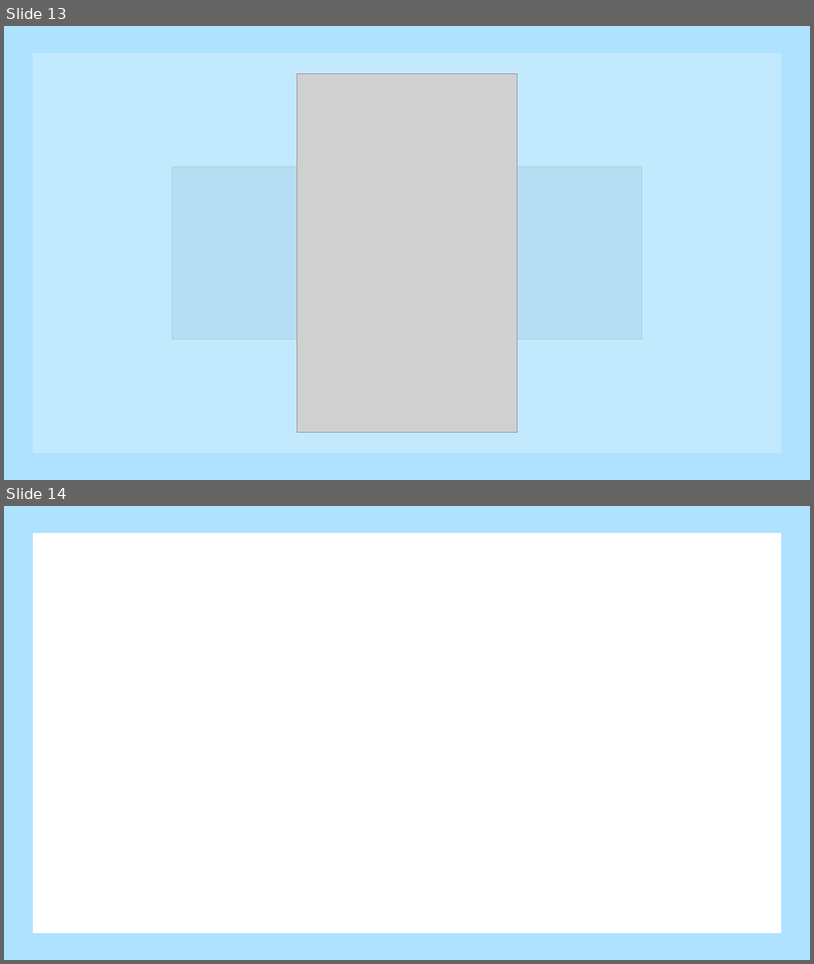
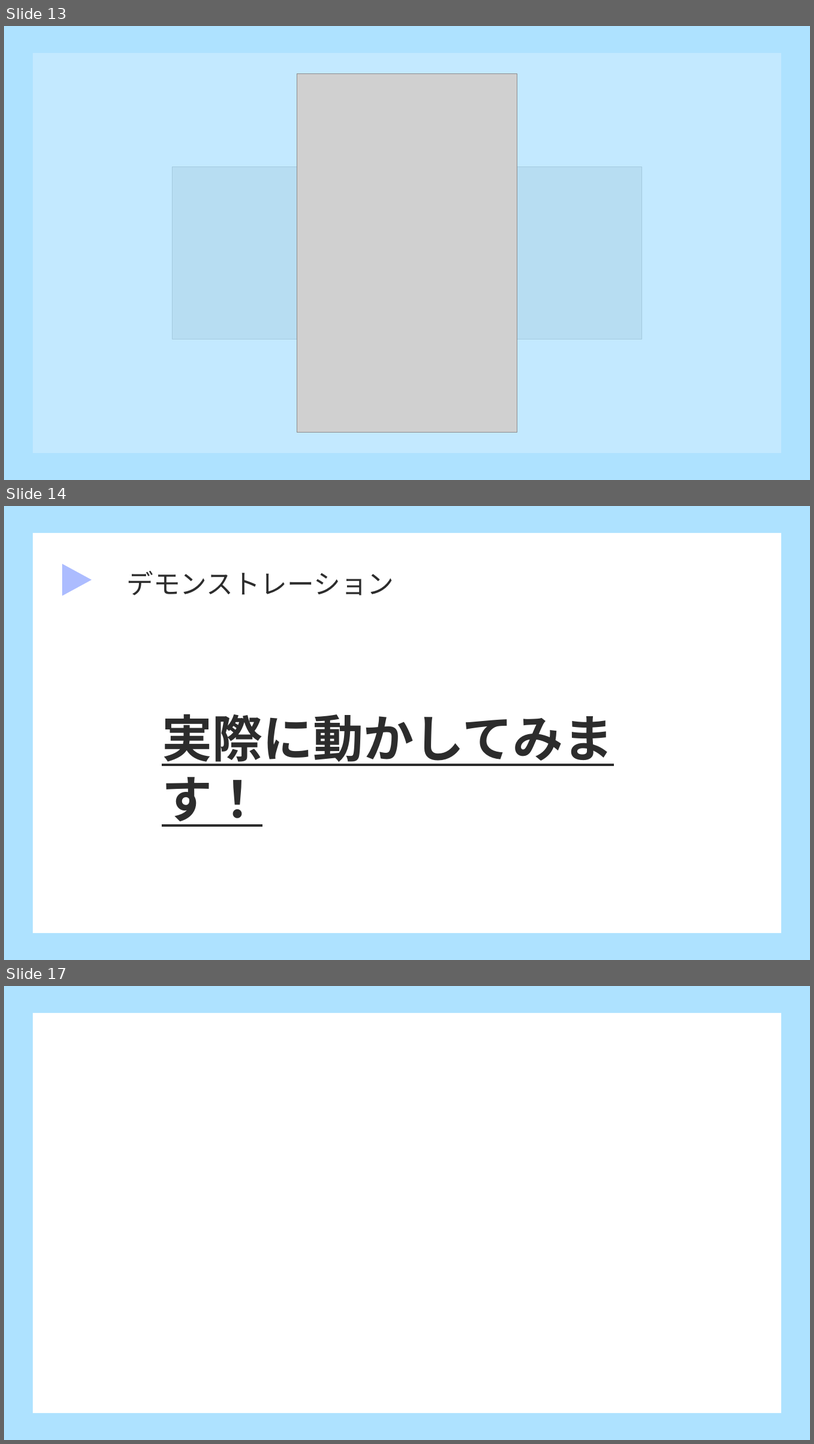
Before and after one commit to dojo2023/D-1, a slide deck: doc/発表資料.pptx. Shown one above the other, each under a label of ours: slides 13 and 14 before the commit, slides 13, 14 and 17 after it; the slides between them are not shown. The pictures are 814x964 and 814x1444 pixels, drawn with LibreOffice and Linux fonts; fonts in the diff are those of the drawing; grey boxes stand for pictures. Boxes give left, top, right and bottom in pixels: in the first picture for what was removed or moved away, otherwise in the second. Text is boxed around its words. In the diff, an @@ line names an element or a change of style, - is before the commit and + after.

```diff
--- a/doc/発表資料.pptx
+++ b/doc/発表資料.pptx
@@ slide 14 added at (4, 506, 810, 960), background #AEE2FF @@
@@ rectangle added at (33, 532, 782, 933), fill #FFFFFF @@
@@ triangle added at (62, 564, 92, 596), fill #ACBCFF @@
@@ text added at (126, 571, 394, 595), 32 pt, text #2C2C2C @@
+デモンストレーション
@@ text added at (162, 714, 614, 766), 60 pt, text #2C2C2C, bold, underline @@
+実際に動かしてみます！
@@ what was slide 14 is now slide 17 @@
```
Also in this commit, not shown: 3 other slides added, 1 other file.
